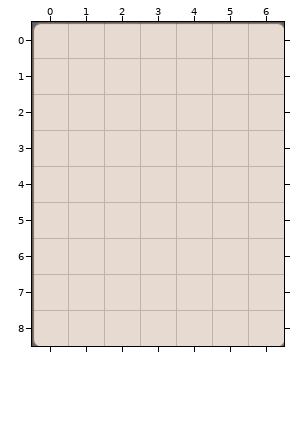
Tiled map, stored at HungryGame/proj.win32/map/45.tmx. That is the earlier state.
Cells are 60x60 px. Shown: x 0..6, y 0..8.
And afterwards:
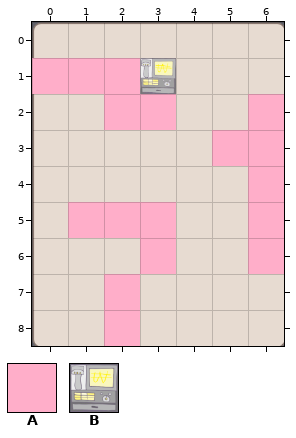
Key: from "metaset1": A 0; from "wall": B 0.
_ is an empty cell.
The exact change:
{"where": "layer \"wall\""}
{"y":1,"x":3,"old":"_","new":"B"}
{"where": "layer \"Items\""}
{"y":1,"x":0,"old":"___","new":"AAA"}
{"y":2,"x":2,"old":"__","new":"AA"}
{"y":2,"x":6,"old":"_","new":"A"}
{"y":3,"x":5,"old":"__","new":"AA"}
{"y":4,"x":6,"old":"_","new":"A"}
{"y":5,"x":1,"old":"___","new":"AAA"}
{"y":5,"x":6,"old":"_","new":"A"}
{"y":6,"x":3,"old":"_","new":"A"}
{"y":6,"x":6,"old":"_","new":"A"}
{"y":7,"x":2,"old":"_","new":"A"}
{"y":8,"x":2,"old":"_","new":"A"}
{"label":"added","picture_box":[32,58,176,130]}
{"label":"added","picture_box":[212,94,284,274]}
{"label":"added","picture_box":[68,202,176,346]}
